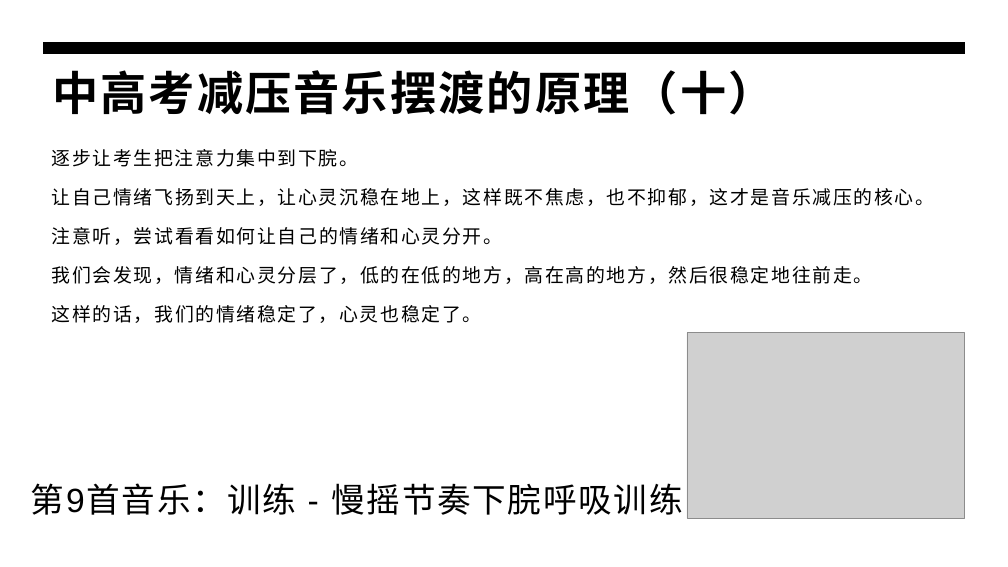
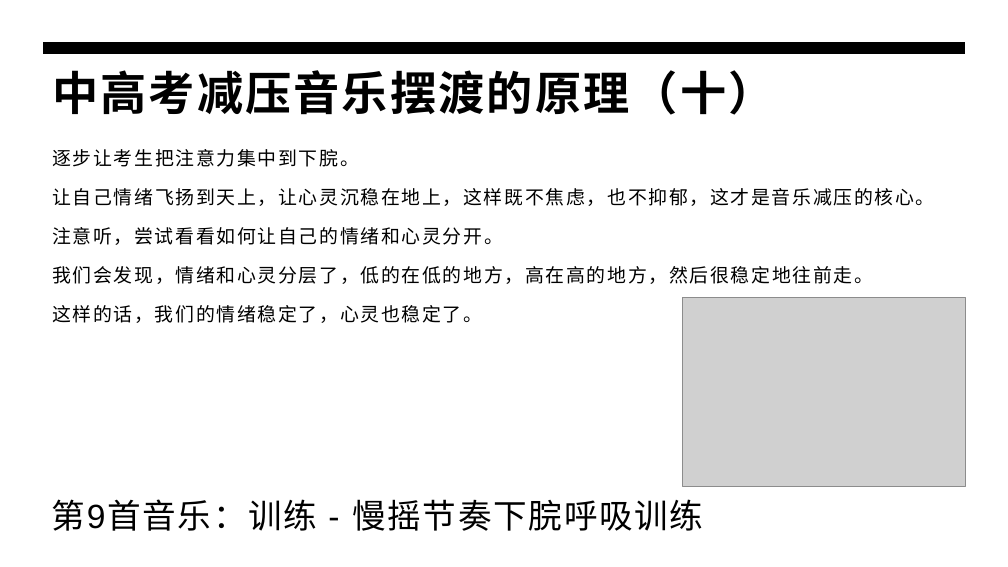
Before and after one commit to panxibei/writing, a slide deck: slide 30 of 44_心理学/30_浥尘伙伴社团原创：中高考音乐减压心理训练/PPT制作素材/浥尘伙伴社团：中高考音乐减压心理训练.pptx (slide 23 before the commit). Drawn at 1008x567 pixels with LibreOffice and Linux fonts; fonts in the diff are those of the drawing; grey boxes stand for pictures. Boxes give left, top, right and bottom in pixels: in the first picture for what was removed or moved away, otherwise in the second. Text is boxed around its words. In the diff, an @@ line names an element or a change of style, - is before the commit and + after.

```diff
--- a/44_心理学/30_浥尘伙伴社团原创：中高考音乐减压心理训练/PPT制作素材/浥尘伙伴社团：中高考音乐减压心理训练.pptx
+++ b/44_心理学/30_浥尘伙伴社团原创：中高考音乐减压心理训练/PPT制作素材/浥尘伙伴社团：中高考音乐减压心理训练.pptx
@@ picture: place and size @@
-picture at box(687, 333, 966, 518)
+picture at box(683, 298, 966, 487)
@@ text "第9首音乐：训练 - 慢摇节奏下脘呼吸训练": place and size @@
-text "第9首音乐：训练 - 慢摇节奏下脘呼吸训练" at box(31, 483, 683, 515)
+text "第9首音乐：训练 - 慢摇节奏下脘呼吸训练" at box(52, 499, 703, 531)
```
Also in this commit, not shown: 17 other slides changed, 12 other files.
